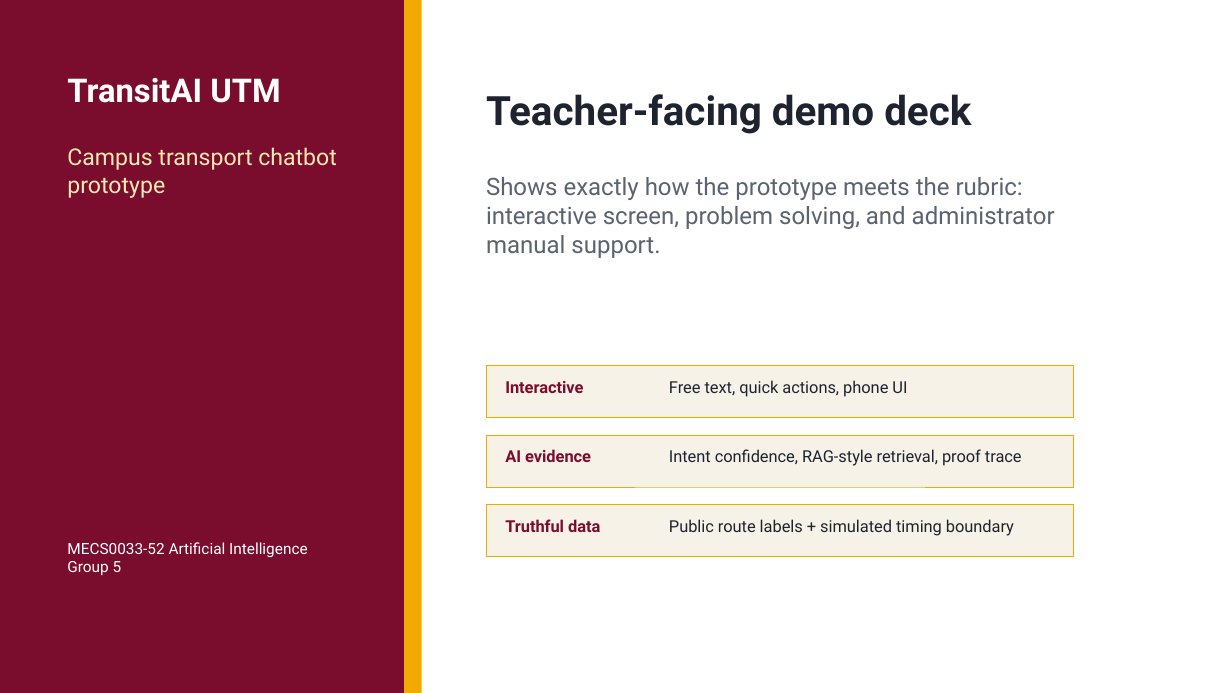
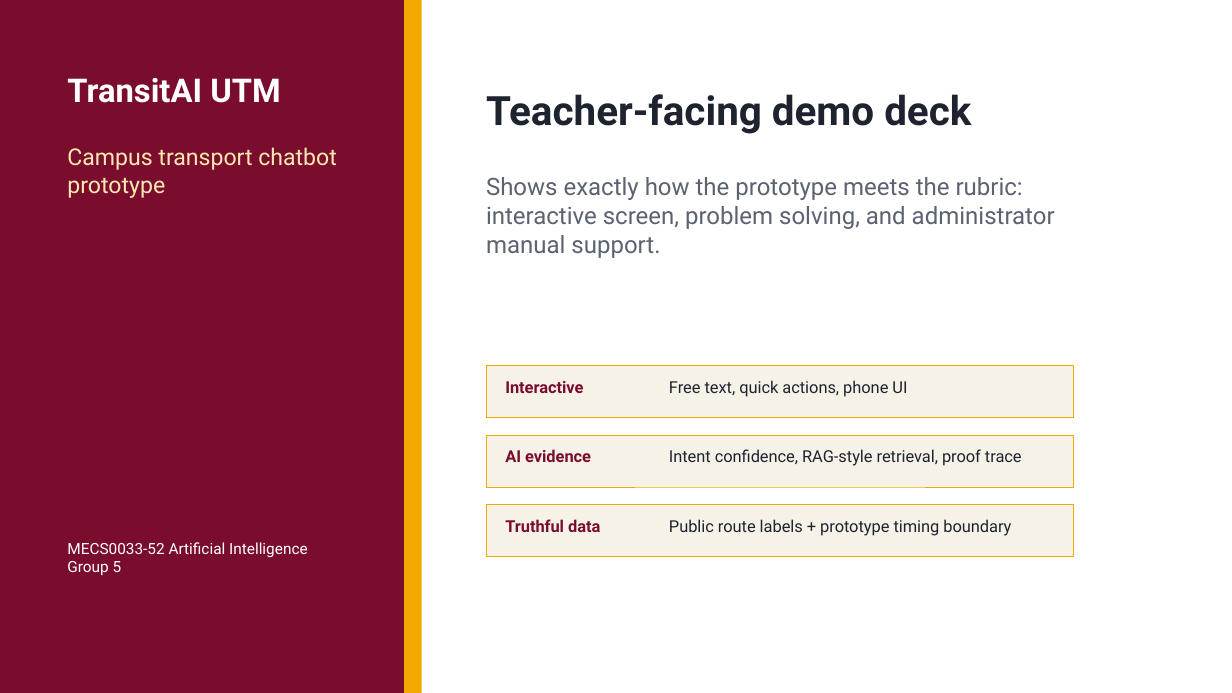
Before and after one commit to kang2000/MECS0033-52-Group5Asg1, a slide deck: slide 1 of prototype/TransitAI_UTM_Prototype_Demo.pptx. Drawn at 1232x693 pixels with LibreOffice and Linux fonts; fonts in the diff are those of the drawing. Boxes give left, top, right and bottom in pixels: in the first picture for what was removed or moved away, otherwise in the second. Text is boxed around its words. In the diff, an @@ line names an element or a change of style, - is before the commit and + after.

```diff
--- a/prototype/TransitAI_UTM_Prototype_Demo.pptx
+++ b/prototype/TransitAI_UTM_Prototype_Demo.pptx
@@ text at <box>669,519,1011,536</box>: text changed @@
-Public route labels + simulated timing boundary
+Public route labels + prototype timing boundary
```
Also in this commit, not shown: 4 other slides changed, 16 other files.
